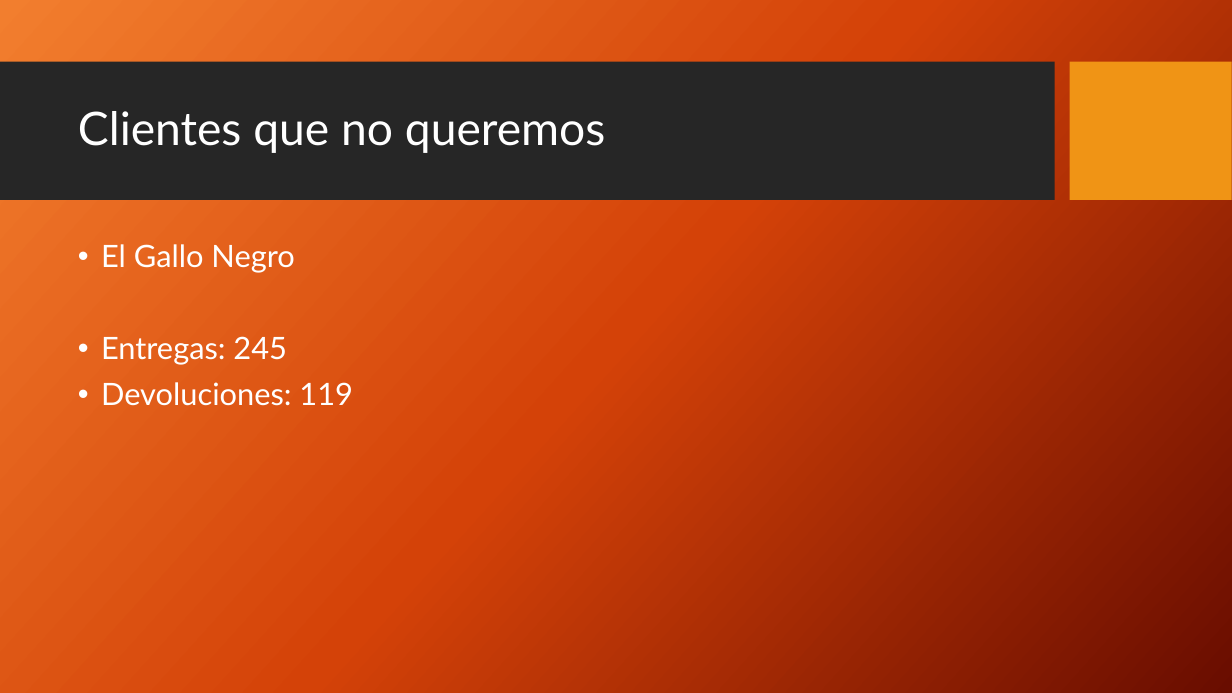
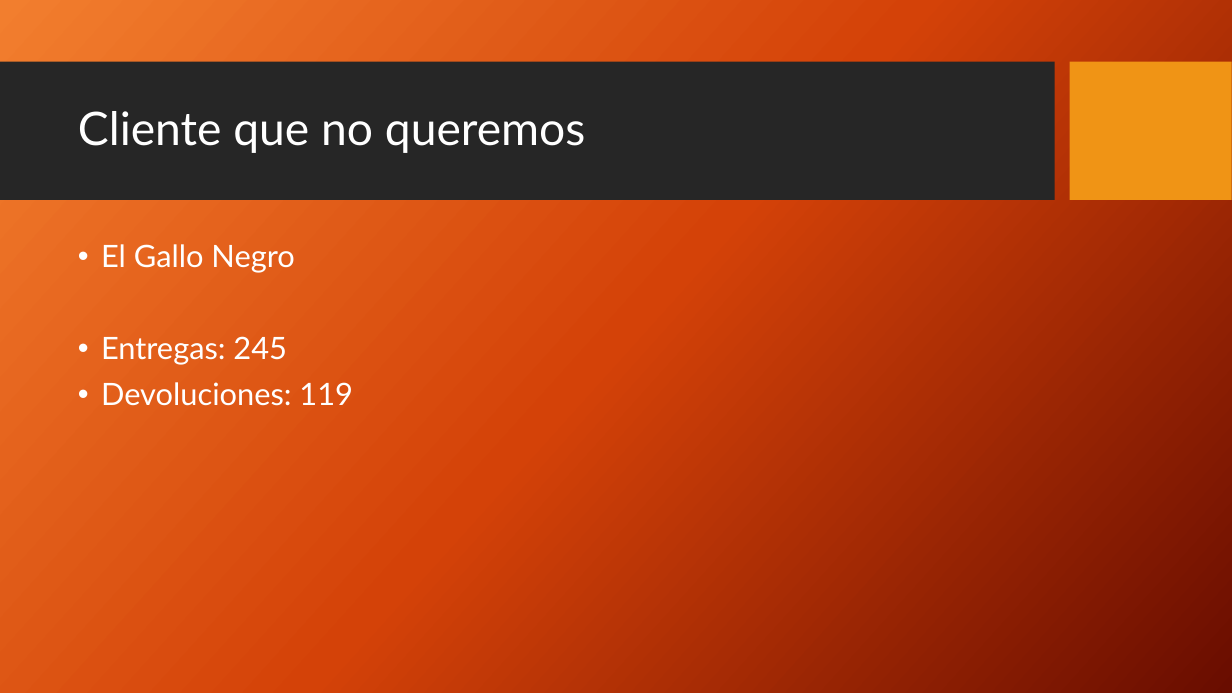
Before and after one commit to DaniNovotny/DW-Laboratorio-4, a slide deck: slide 10 of DistribuidoraSur.pptx. Drawn at 1232x693 pixels with LibreOffice and Linux fonts; fonts in the diff are those of the drawing; background and template pictures are left out. Boxes give left, top, right and bottom in pixels: in the first picture for what was removed or moved away, otherwise in the second. Text is boxed around its words. In the diff, an @@ line names an element or a change of style, - is before the commit and + after.

```diff
--- a/DistribuidoraSur.pptx
+++ b/DistribuidoraSur.pptx
@@ title at <box>78,111,585,153</box>: text changed @@
-Clientes que no queremos
+Cliente que no queremos
```
